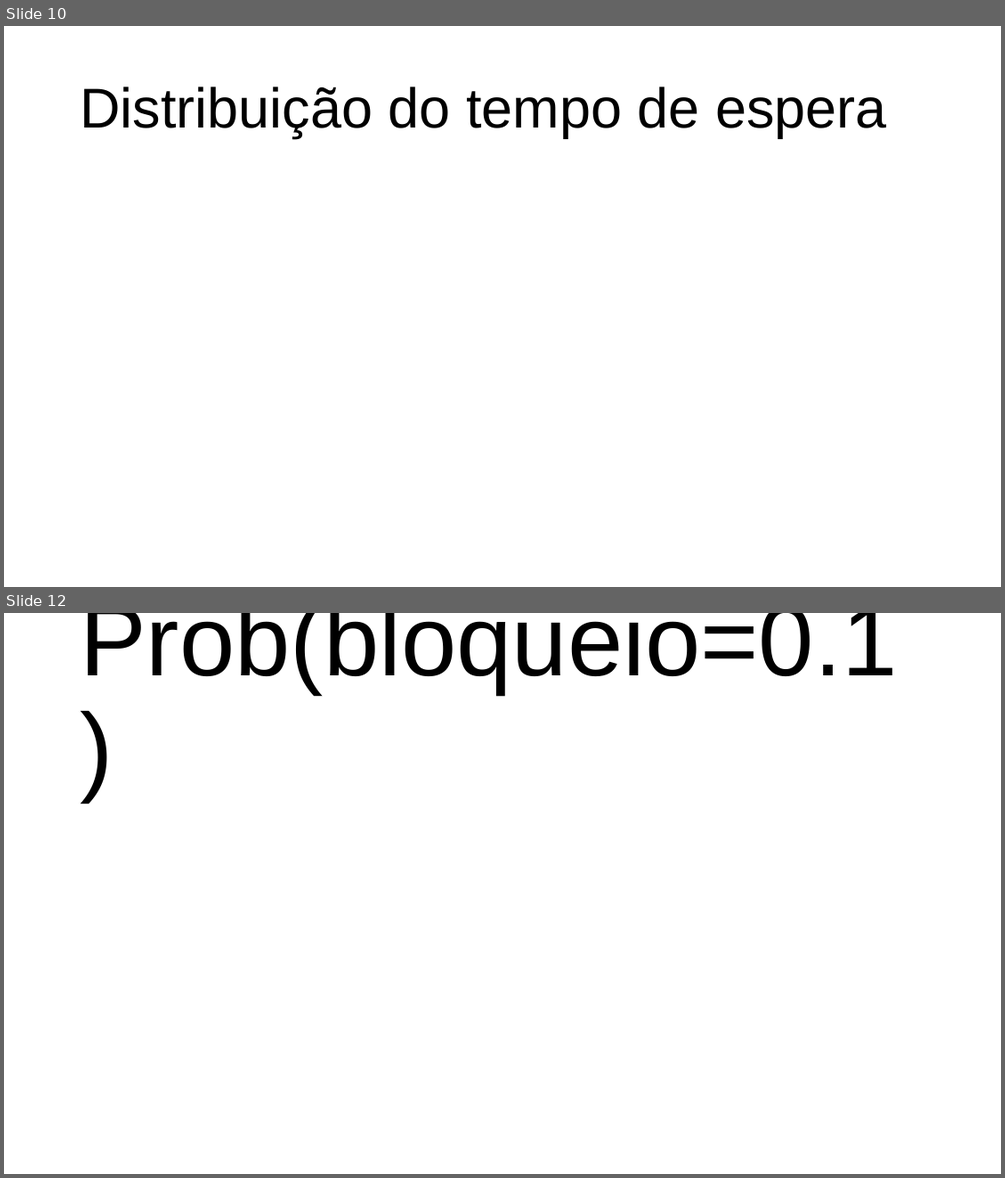
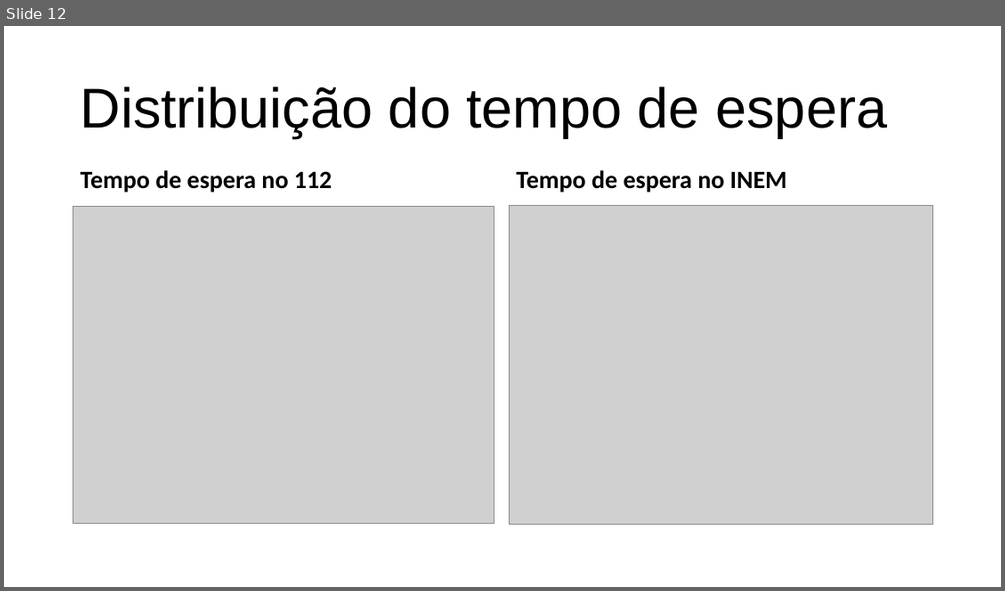
Before and after one commit to DiogoSoares1997/ST-1819I, a slide deck: ST.pptx. Shown one above the other, each under a label of ours: slides 10 and 12 before the commit, slide 12 after it; the slides between them are not shown. The pictures are 1005x1178 and 1005x591 pixels, drawn with LibreOffice and Linux fonts; fonts in the diff are those of the drawing; grey boxes stand for pictures. Boxes give left, top, right and bottom in pixels: in the first picture for what was removed or moved away, otherwise in the second. Text is boxed around its words. In the diff, an @@ line names an element or a change of style, - is before the commit and + after.

```diff
--- a/ST.pptx
+++ b/ST.pptx
@@ slide 12 removed at (4,613,1001,1174), background #FFFFFF @@
@@ title removed at (80,613,897,693) @@
-Prob(bloqueio=0.1)
@@ what was slide 10 is now slide 12 @@
@@ slide 12 changed as well @@
@@ text added at (81,170,332,192), 24 pt, text #000000, bold @@
+Tempo de espera no 112
@@ text added at (516,170,787,192), 24 pt, text #000000, bold @@
+Tempo de espera no INEM
@@ picture added at (73,206,494,523) @@
@@ picture added at (509,206,933,524) @@
```
Also in this commit, not shown: 6 other slides changed, 6 slides added, 6 other slides removed, 15 other files.
